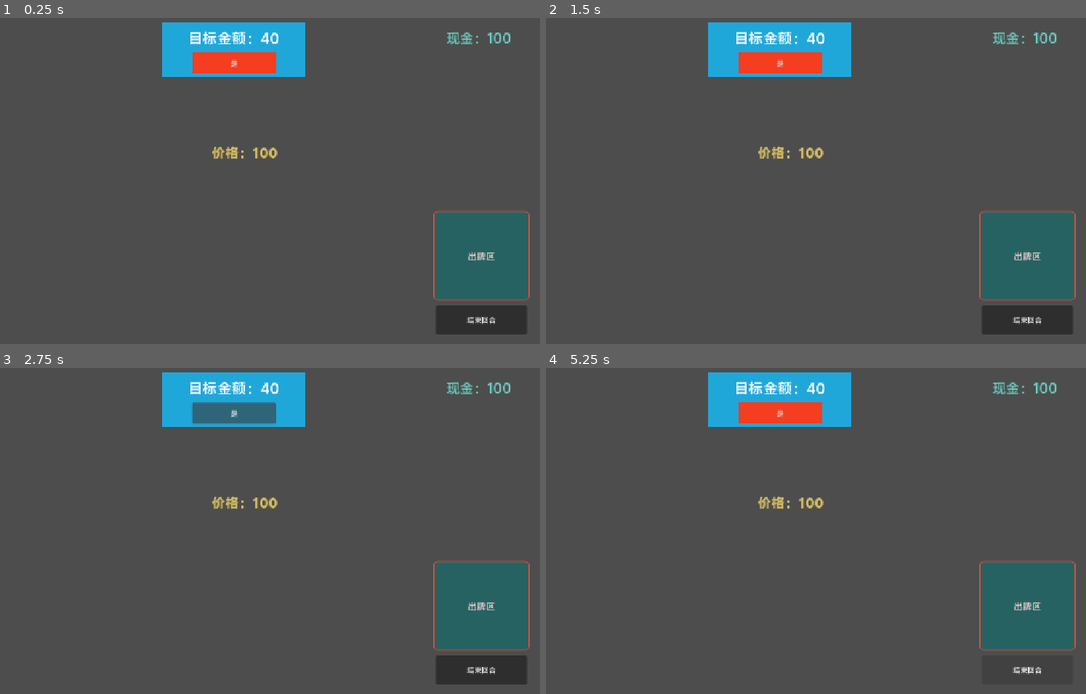
Above: before the commit, frames 1-4 (two rows, left to right).
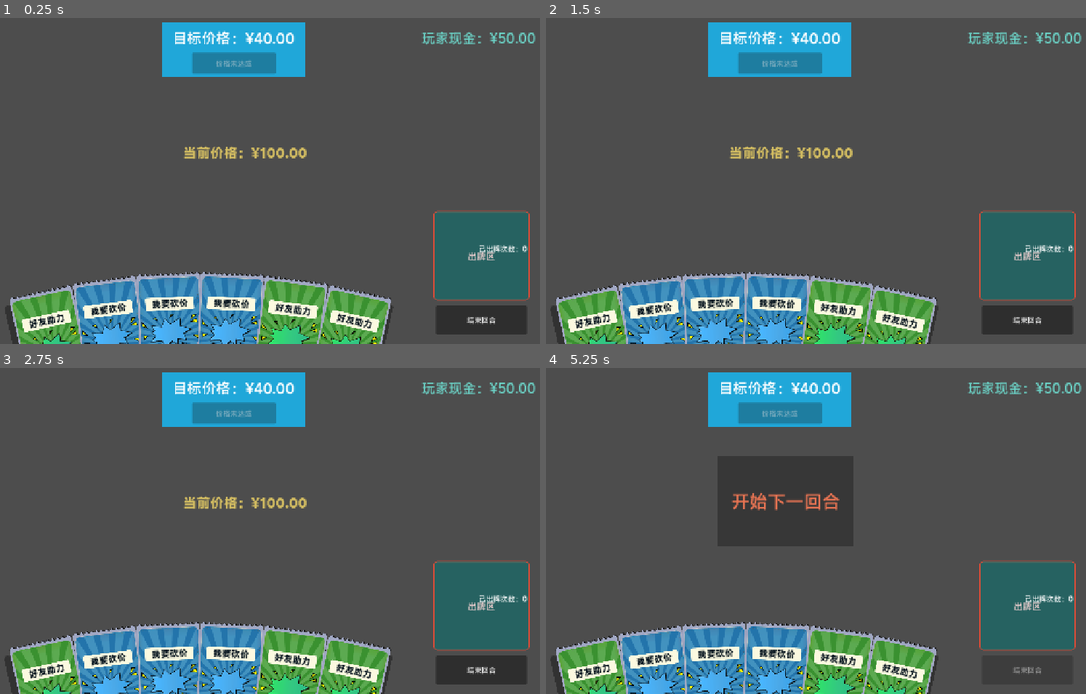
Above: after the commit, the same moments.

Repository: Psi-Dean/ProjectCutOff
Game: Godot game, scene res://scenes/main.tscn
The game is run twice, just before and just after one commit, with the same random seed, the same clock (stepped at 60 frames per second) and the same inputs.
Inputs (mouse positions are in pixels of both pictures, inside the frame that each line leads up to):
- Up to frame 1 (0.25 s): no input
- Up to frame 2 (1.5 s): click "结束回合" at 0.5 s; click (783, 151) at 1.25 s, where only the run after the commit has a clickable "开始下一回合"
- Up to frame 3 (2.75 s): click (232, 413) at 2 s, where only the run before the commit has a clickable "是"
- Up to frame 4 (5.25 s): click "结束回合" at 2.75 s; click (783, 501) at 3.5 s, where only the run after the commit has a clickable "开始下一回合"; click (778, 413) at 4.25 s, where only the run before the commit has a clickable "是"; click "结束回合" at 5 s

The runs differ from the first frame. In frame 1, 16% of the frame differs, in the area x 0-100%, y 3-100%; in frame 2, 16%; in frame 3, 16%; in frame 4, 16%.
Error before the commit: Parse Error: Expected expression as the function argument. (res://scripts/game_manager.gd:446)
Error after the commit: Invalid call. Nonexistent function 'setinteractable' in base 'Control (card_template.gd)'. (res://scripts/game_manager.gd:396)

Commit message:
# 修正问题

Diff:
--- a/scripts/game_manager.gd
+++ b/scripts/game_manager.gd
@@ -82,7 +82,8 @@
 # 功能：初始化卡池、手牌显示和各类 UI 状态。
 func _ready() -> void:
 	load_card_resources()
-	setup_cards()
+	setup_card_deck()
+	random_draw_cards()
 	random_cut_value.visible = false
 	check_player_money()
 	check_end_turn()
@@ -405,7 +406,7 @@
 	if play_state == GameState.PlayState.ROUND_END:
 		move_count = 0
 		play_state = GameState.PlayState.PLAYER_TURN
-		next_round_cards()
+		random_draw_cards()
 		check_player_money()
 		update_cards_display()
 		update_play_state()
@@ -440,19 +441,30 @@
 	for i in range(round_cards_limit):
 		var randomidx = randi_range(0, basic_cards_deck.size() - 1)
 		player_cards.append(basic_cards_deck[randomidx].duplicate(true))
+# 随机抽牌函数，按照是开局还是下回合获取不同数量
 func random_draw_cards():
 	if player_deck.is_empty():
 		return
-	for i in range(if GameState.PlayState.ROUND_END: round_cards_limit else: setup_cards_limit):
+	var draw_cards = setup_cards_limit  if play_state == GameState.PlayState.GAME_START else round_cards_limit
+	for i in range(draw_cards):
 		var randomidx = randi_range(0, player_deck.size() - 1)
-		player_cards.append(player_deck[randomidx].duplicate(true))
-
+		if player_deck.size() > 0:
+			player_cards.append(player_deck[randomidx])
+			player_deck.remove_at(randomidx)
+		else:
+			return
+
+# 从所有已加载的卡牌初始化玩家牌库
 func setup_card_deck():
 	if basic_cards_deck.is_empty():
 		return
+	# 暂时使用硬编码限制抽取卡牌数量
+	# TODO 设计通过获取卡牌选择页面的数据加入玩家牌库数组
 	for i in range(player_setup_limit):
 		var randomidx = randi_range(0, basic_cards_deck.size() -1)
 		player_deck.append(basic_cards_deck[randomidx].duplicate(true))
+	play_state =  GameState.PlayState.GAME_START
+
 # 功能：从资源目录加载所有卡牌资源到基础卡池。
 func load_card_resources() -> void:
 	var cards_path = "res://resources/cards/"
--- a/scripts/game_state.gd
+++ b/scripts/game_state.gd
@@ -2,6 +2,7 @@
 
 # 枚举：游戏主流程阶段。
 enum PlayState {
+	GAME_START,
 	PLAYER_TURN,
 	ENEMY_TURN,
 	ROUND_END,
Not shown: 1 places in scenes/card_template.tscn that only renumber resources
